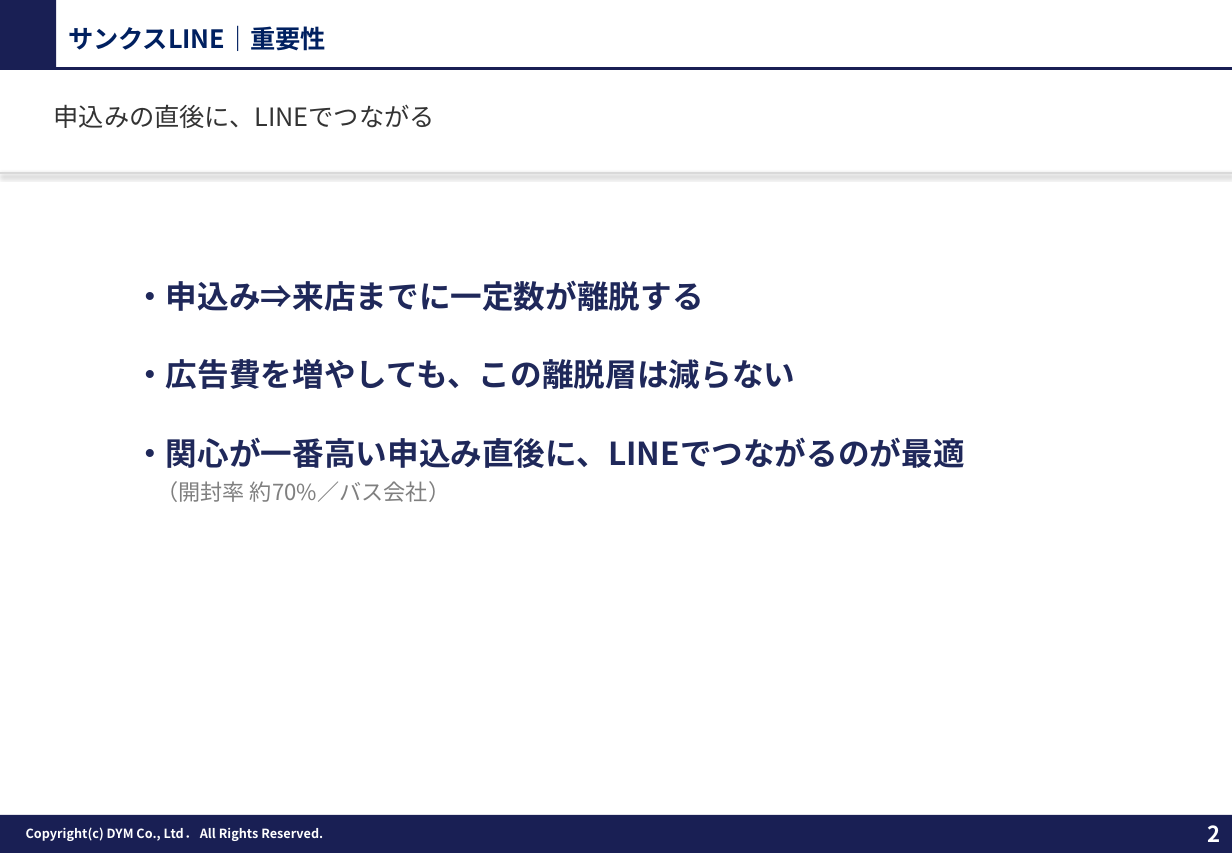
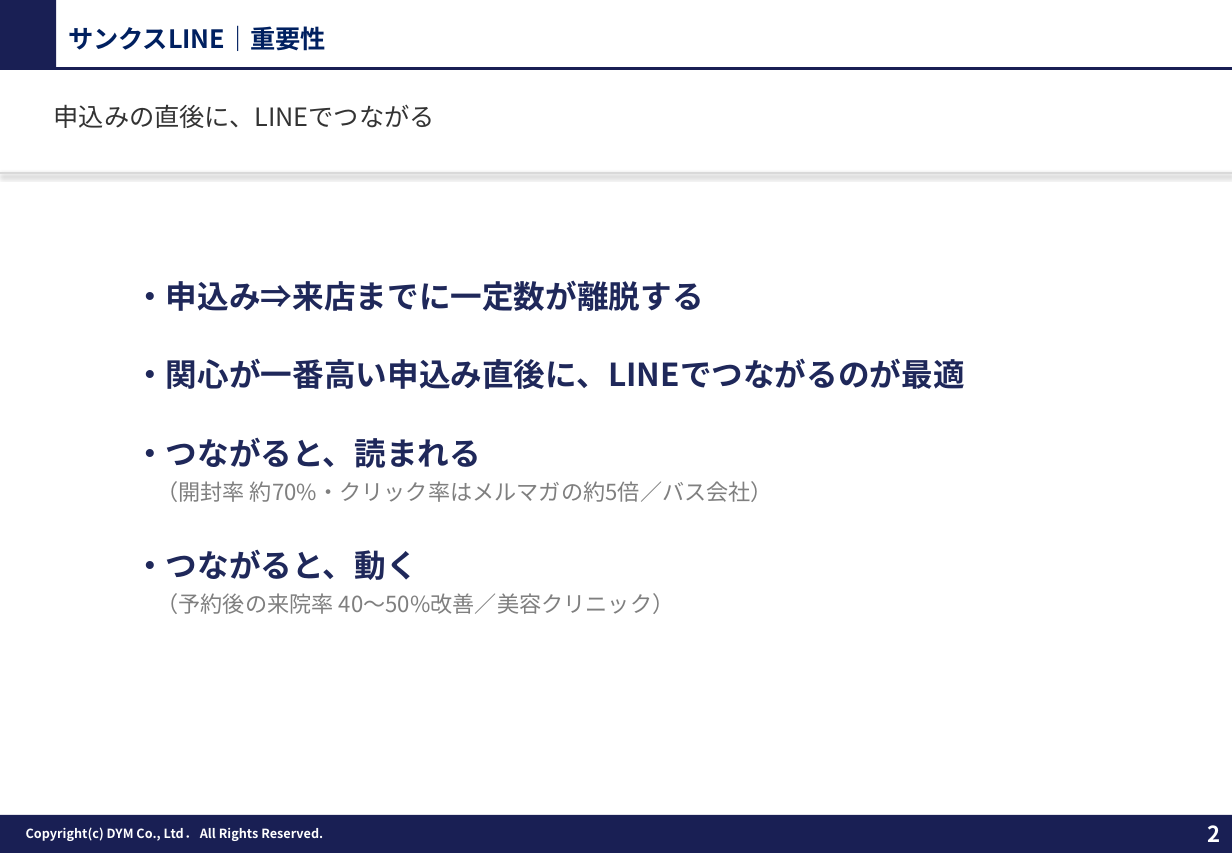
Before and after one commit to tonomura-r-dev/folder, a slide deck: slide 2 of 20261002_サンクスLINEのご提案.pptx. Drawn at 1232x853 pixels with LibreOffice and Linux fonts; fonts in the diff are those of the drawing; background and template pictures are left out. Boxes give left, top, right and bottom in pixels: in the first picture for what was removed or moved away, otherwise in the second. Text is boxed around its words. In the diff, an @@ line names an element or a change of style, - is before the commit and + after.

```diff
--- a/20261002_サンクスLINEのご提案.pptx
+++ b/20261002_サンクスLINEのご提案.pptx
@@ text at box(134, 359, 795, 389): paragraph removed @@
-・広告費を増やしても、この離脱層は減らない
@@ text at box(134, 358, 964, 389): more space between paragraphs @@
@@ text at box(134, 437, 773, 614): text changed @@
-（開封率 約70%／バス会社）
+・つながると、読まれる
+（開封率 約70%・クリック率はメルマガの約5倍／バス会社）
+・つながると、動く
+（予約後の来院率 40〜50%改善／美容クリニック）
```
Also in this commit, not shown: 7 other files.
